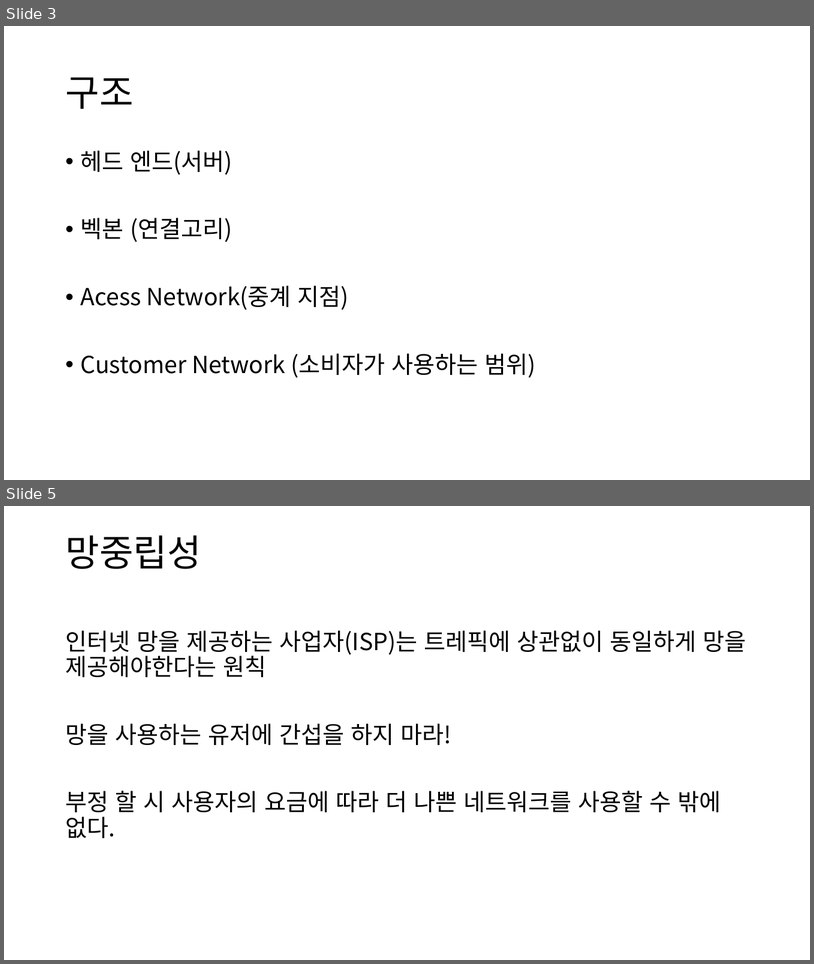
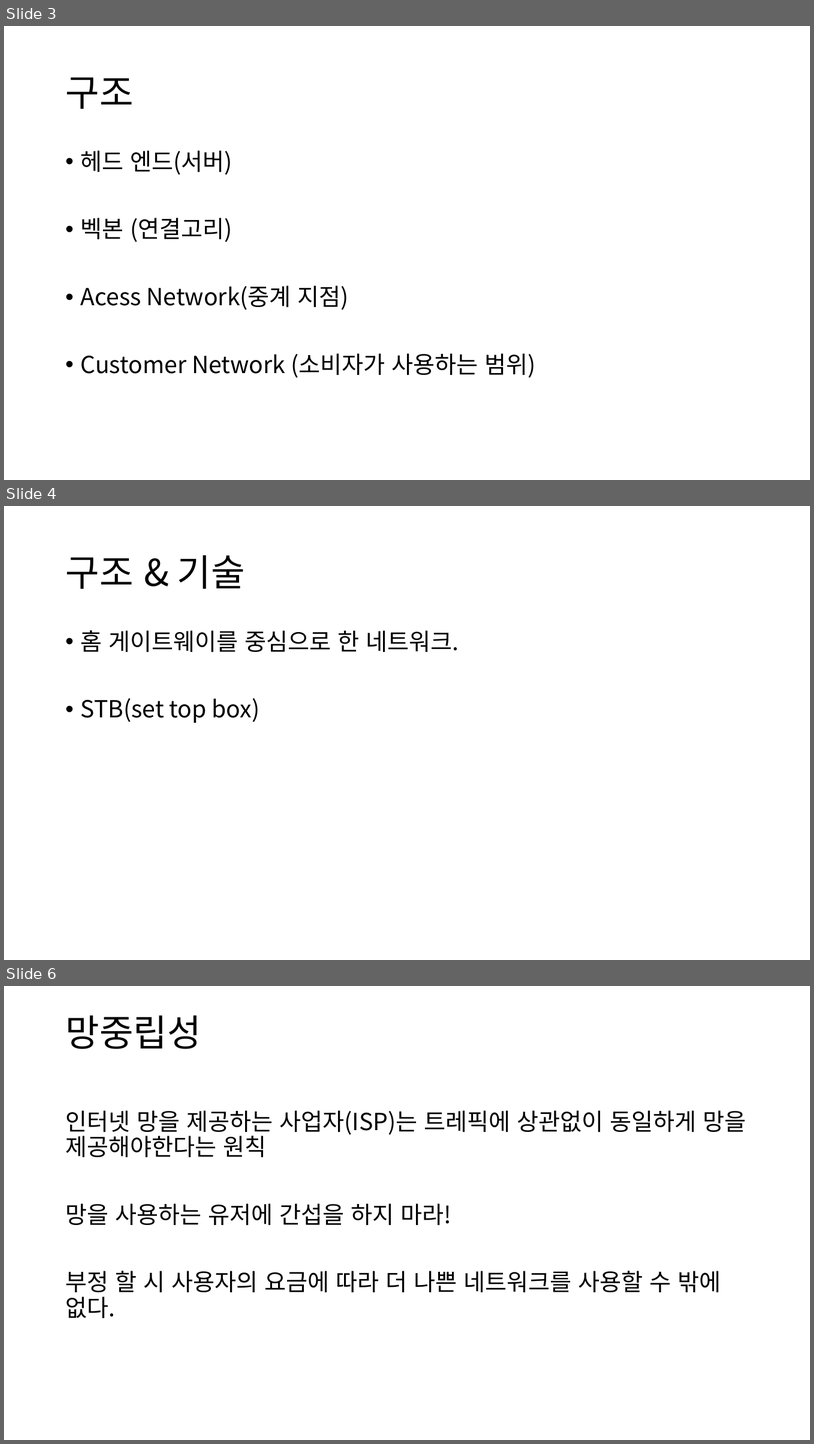
Before and after one commit to dw5450/3rd_grade_study, a slide deck: 네트워크 기초/IP TV.pptx. Shown one above the other, each under a label of ours: slides 3 and 5 before the commit, slides 3, 4 and 6 after it; the slides between them are not shown. The pictures are 814x964 and 814x1444 pixels, drawn with LibreOffice and Linux fonts; fonts in the diff are those of the drawing. Boxes give left, top, right and bottom in pixels: in the first picture for what was removed or moved away, otherwise in the second. Text is boxed around its words. In the diff, an @@ line names an element or a change of style, - is before the commit and + after.

```diff
--- a/네트워크 기초/IP TV.pptx
+++ b/네트워크 기초/IP TV.pptx
@@ slide 4 added at (4, 506, 810, 960), background #FFFFFF @@
@@ title added at (65, 555, 245, 589), 44 pt, text #000000 @@
+구조 & 기술
@@ text added at (81, 630, 459, 723), 28 pt, text #000000 @@
+• 홈 게이트웨이를 중심으로 한 네트워크.
+• STB(set top box)
@@ what was slide 5 is now slide 6 @@
```
Also in this commit, not shown: 3 slides changed, 31 other files.
